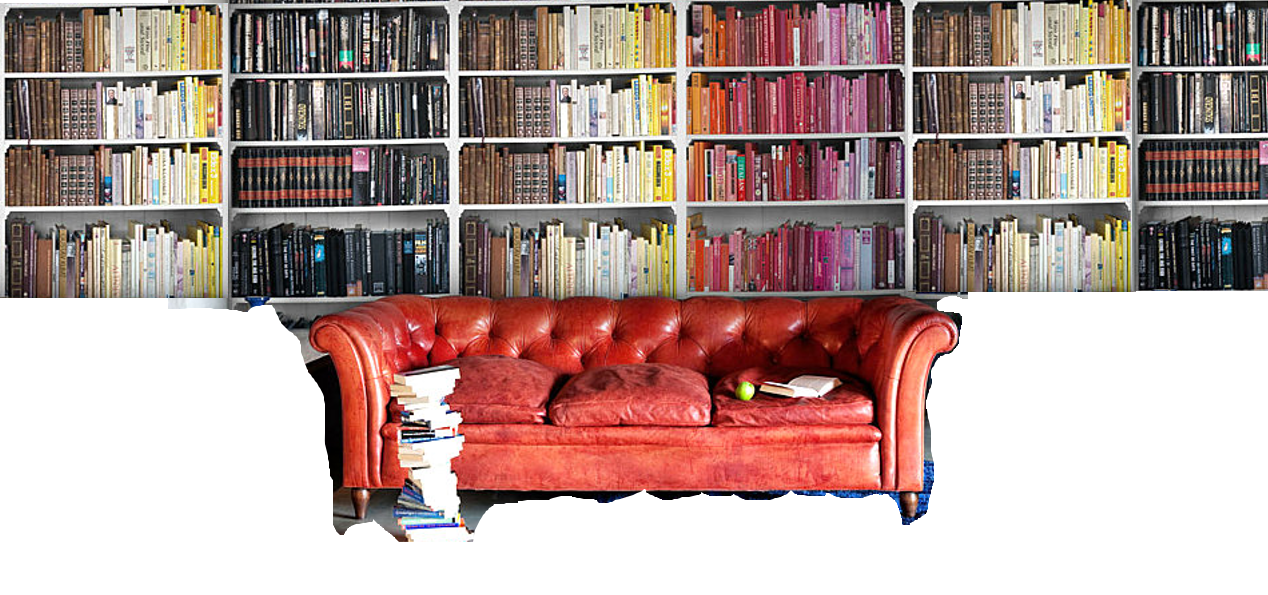
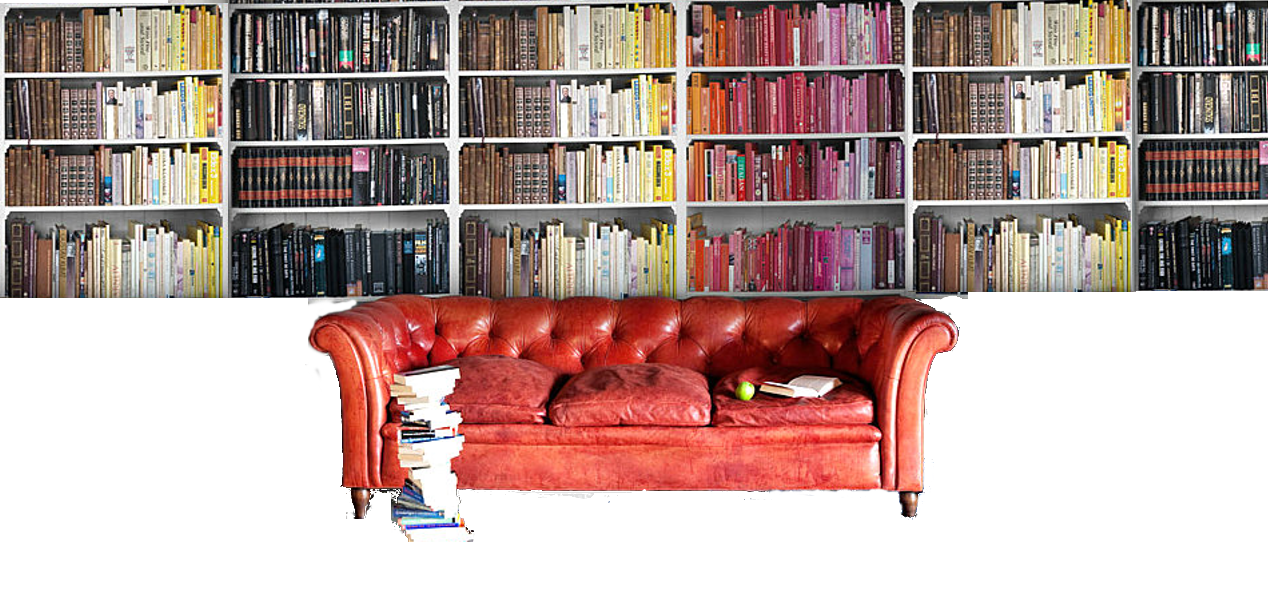
Before/after of a 1268 x 595 layered artwork. What changed in the layer stack:
renamed "Transformation" to "bookshelf-background.png", painted on it over 168, 296, 962, 542
